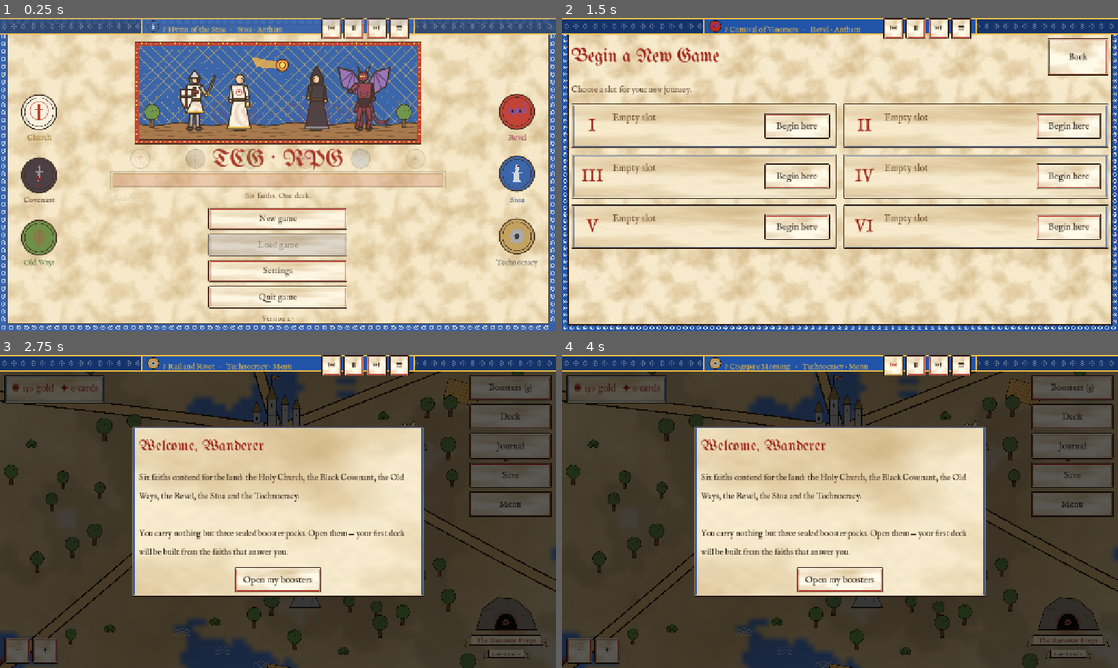
Above: before the commit, frames 1-4 (two rows, left to right).
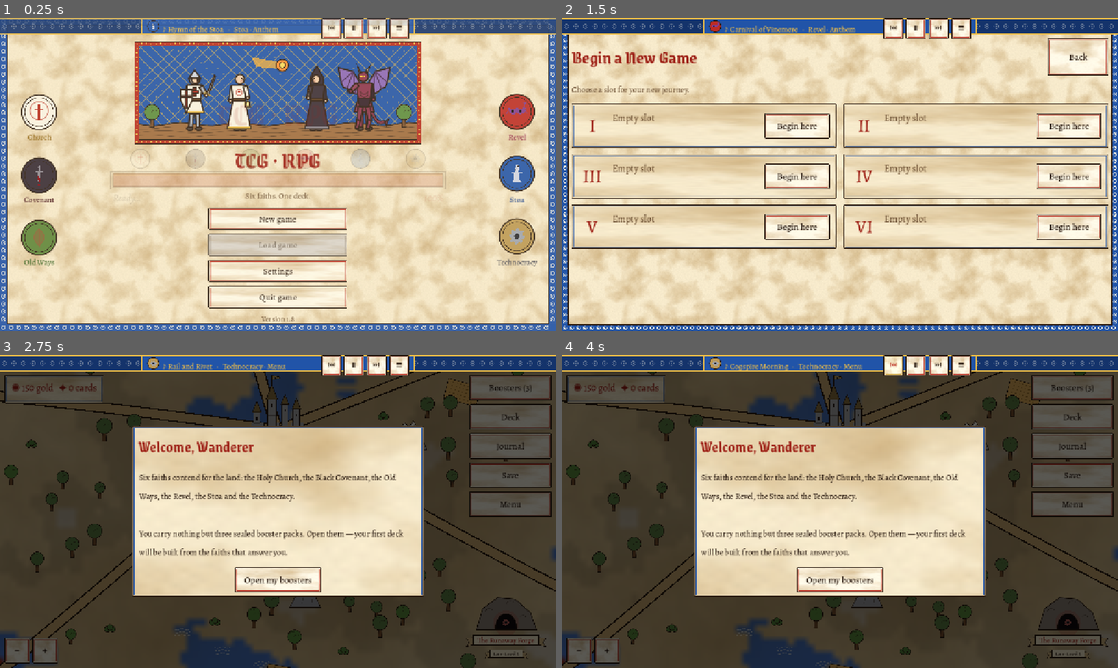
Above: after the commit, the same moments.

Repository: cavaleirobrancopensante/TCG-RPG
Game: Godot game, scene res://scenes/main.tscn
Same seed, same stepped clock (60 frames per second), same inputs: the game is played once before the commit and once after it.
Inputs (mouse positions are in pixels of both pictures, inside the frame that each line leads up to):
- Up to frame 1 (0.25 s): no input
- Up to frame 2 (1.5 s): click "New game" at 0.5 s; click "New game" at 1.25 s
- Up to frame 3 (2.75 s): click "Begin here" at 2 s
- Up to frame 4 (4 s): move the mouse to (962, 495) at 2.77 s; hold Right (ui_right) 2.78-3.5 s; click (962, 495) at 2.92 s; click "⏮" at 3.5 s

The runs differ from the first frame. In frame 1, 1.7% of the frame differs, in the area x 4-97%, y 2-98%; in frame 2, 2.8%; in frame 3, 3.3%; in frame 4, 3.3%, in the area x 2-99%, y 2-98%.

Commit message:
Version 1.8: more readable medieval type
- Titles: Grenze Gotisch (readable gothic) replaces UnifrakturMaguntia
- Text: Alegreya (calligraphic book face) replaces IM Fell English
- Variable-font weights chosen per use; Noto symbols still as fallback

Co-Authored-By: Claude Opus 5.5 <noreply@anthropic.com>
Claude-Session: https://claude.ai/code/session_01HitH66itUkjde1DxHgtaC5

Diff:
--- a/project.godot
+++ b/project.godot
@@ -12,7 +12,7 @@
 
 config/name="TCG-RPG"
 config/description="A card-battle RPG: MTG-style rules, Yu-Gi-Oh!-style summons, open world."
-config/version="1.7"
+config/version="1.8"
 run/main_scene="res://scenes/main.tscn"
 config/features=PackedStringArray("4.7", "GL Compatibility")
 boot_splash/bg_color=Color(0.93, 0.86, 0.7, 1)
--- a/scripts/ui/tapestry.gd
+++ b/scripts/ui/tapestry.gd
@@ -64,21 +64,28 @@
 	return _symbols
 
 
+## Titles: Grenze Gotisch (a readable gothic). Text: Alegreya (a calligraphic book face).
+## Both are variable fonts; the weight is chosen here. Symbols fall back to Noto.
 static func font(kind: String = "book") -> Font:
 	if not _fonts.has(kind):
-		var path: String = {
-			"black": "res://art/fonts/UnifrakturMaguntia-Book.ttf",
-			"book": "res://art/fonts/IMFeENrm28P.ttf",
-			"italic": "res://art/fonts/IMFeENit28P.ttf",
-		}.get(kind, "")
-		var f: Font = null
-		if path != "" and ResourceLoader.exists(path):
-			f = load(path)
-		if f is FontFile:
+		var spec: Array = {
+			"black": ["res://art/fonts/GrenzeGotisch.ttf", 620],
+			"book": ["res://art/fonts/Alegreya.ttf", 460],
+			"bold": ["res://art/fonts/Alegreya.ttf", 700],
+			"italic": ["res://art/fonts/Alegreya-Italic.ttf", 440],
+		}.get(kind, ["", 400])
+		var f: Font = ThemeDB.fallback_font
+		if spec[0] != "" and ResourceLoader.exists(spec[0]):
+			var base: FontFile = load(spec[0])
 			# Symbols (♥ ✦ ⏮ ♪ …) come from bundled Noto fonts: browsers give Godot no
 			# system fonts, so without these the icons would show as empty boxes.
-			(f as FontFile).fallbacks = symbol_fonts()
-		_fonts[kind] = f if f else ThemeDB.fallback_font
+			base.fallbacks = symbol_fonts()
+			var fv := FontVariation.new()
+			fv.base_font = base
+			var ts := TextServerManager.get_primary_interface()
+			fv.variation_opentype = {ts.name_to_tag("wght"): spec[1]}
+			f = fv
+		_fonts[kind] = f
 	return _fonts[kind]
 
 
Binary file added: art/fonts/Alegreya-Italic.ttf
Not shown, changed: art/fonts/Alegreya-Italic.ttf.import
Binary file added: art/fonts/Alegreya.ttf
Not shown, changed: art/fonts/Alegreya.ttf.import
Binary file added: art/fonts/GrenzeGotisch.ttf
Not shown, changed: art/fonts/GrenzeGotisch.ttf.import
Binary file removed: art/fonts/IMFeENit28P.ttf
Binary file removed: art/fonts/IMFeENrm28P.ttf
Not shown, changed: art/fonts/OFL-Alegreya.txt
Not shown, changed: art/fonts/OFL-GrenzeGotisch.txt
Binary file removed: art/fonts/UnifrakturMaguntia-Book.ttf
Not shown, added: tests/menu_shots.gd.uid
(and 1 more such lines)
